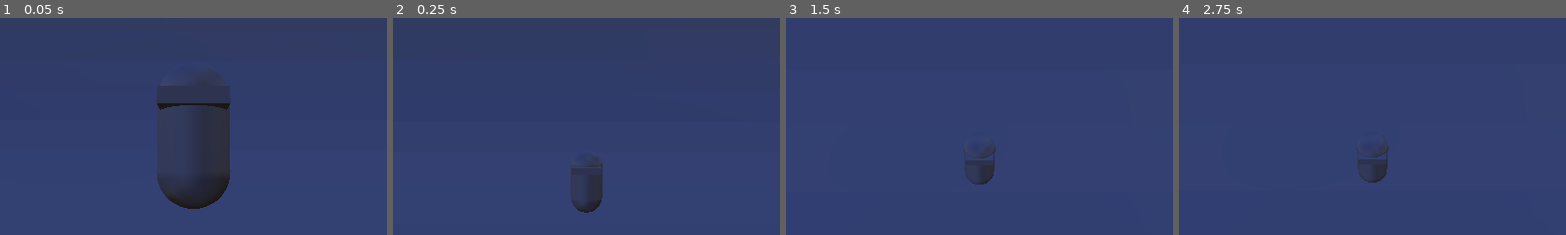
Above: before the commit, frames 1-4 (left to right).
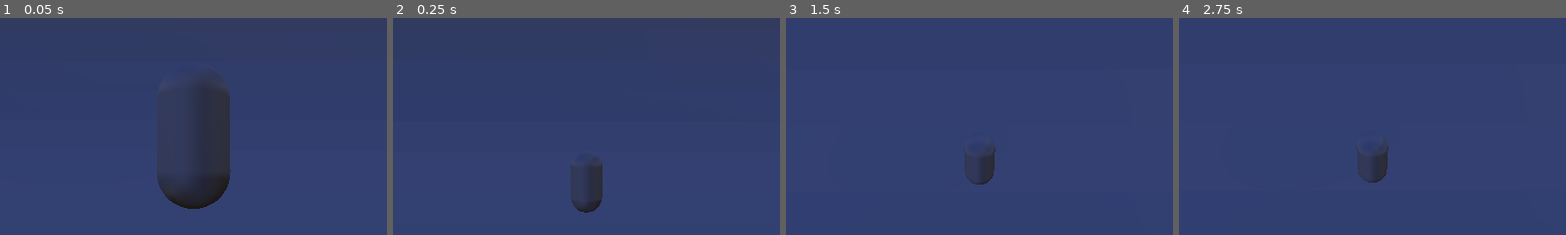
Above: after the commit, the same moments.

Repository: ConnNAND/GMTK-Jam-25
Game: Godot game, scene res://Scenes/TestScene.tscn
The game is run twice, just before and just after one commit, with the same random seed, the same clock (stepped at 60 frames per second) and the same inputs. This scene is started directly instead of the project's main scene.
Inputs (mouse positions are % of the whole screen's width and height, from its top left):
- Up to frame 1 (0.05 s): no input
- Up to frame 2 (0.25 s): no input
- Up to frame 3 (1.5 s): tap Enter at 0.5 s; move the mouse to (72, 45) at 0.52 s; hold D (move_right) 0.53-1.28 s; hold Space 0.53-1.28 s; move the mouse to (30, 55) at 1.27 s; hold S (move_backward) from 1.28 s (still down); tap Q at 1.35 s
- Up to frame 4 (2.75 s): tap Space at 1.52, 1.55, 1.82, 2.3 s; tap Enter at 2 s; move the mouse to (60, 28) at 2.02 s; release S (move_backward) at 2.03 s; hold D (move_right) from 2.03 s (still down); hold E from 2.03 s (still down)
The pictures show only the part of the screen within x 25-75%, y 18-68%; the shares and areas given below are measured in that part.

The runs differ from the first frame. In frame 1, 0.3% of the frame differs, in the area x 40-60%, y 31-43%; in frame 2, less than 0.1%; in frame 3, 0.1%; in frame 4, 0.1%.

Commit message:
added cool litter

Diff:
--- a/gmtk-jam-2025/Characters/Rocketeer/Rocketeer.tscn
+++ b/gmtk-jam-2025/Characters/Rocketeer/Rocketeer.tscn
@@ -19,5 +19,5 @@
 mesh = SubResource("CapsuleMesh_jq88g")
 
 [node name="MeshInstance3D2" type="MeshInstance3D" parent="."]
-transform = Transform3D(1, 0, 0, 0, 1, 0, 0, 0, 1, 0, 0.406197, 0.418443)
+transform = Transform3D(1, 0, 0, 0, 1, 0, 0, 0, 1, 0, 0.406197, -0.435804)
 mesh = SubResource("BoxMesh_jq88g")
--- a/gmtk-jam-2025/Characters/Rocketeer/rocketeer.gd
+++ b/gmtk-jam-2025/Characters/Rocketeer/rocketeer.gd
@@ -16,6 +16,9 @@
 var jump_just_pressed = false
 var unique_ability = 10
 
+var hinderance = 1
+var boost_factor = 1
+
 var gravity:float = ProjectSettings.get_setting("physics/3d/default_gravity")
 var up_vec = Vector3.UP
 
@@ -32,21 +35,21 @@
 		target_speed = floor_incline * top_speed
 
 	if (target_speed < current_speed and is_on_floor()):
-		current_speed = move_toward(current_speed, target_speed, delta*2*acceleration)
+		current_speed = move_toward(current_speed, target_speed, delta*2*acceleration*boost_factor)
 	elif target_speed > current_speed:
-		current_speed = move_toward(current_speed, target_speed, delta*4*acceleration)
+		current_speed = move_toward(current_speed, target_speed, delta*4*acceleration*boost_factor)
 
 	if actual_velocity.length() == 0:
 		target_speed = default_speed
 
 	var movement : Vector3 = get_movement()
-	target_velocity = movement * current_speed
+	target_velocity = movement * current_speed * boost_factor
 
 	#rotating so the camera moves
 	if abs(Input.get_joy_axis(player_id, JOY_AXIS_RIGHT_X)) > 0.3:
-		rotate(global_transform.basis.y, -Input.get_joy_axis(player_id, JOY_AXIS_RIGHT_X)*delta*turning)
+		rotate(global_transform.basis.y, -Input.get_joy_axis(player_id, JOY_AXIS_RIGHT_X)*delta*turning/hinderance)
 	if abs(Input.get_joy_axis(player_id, JOY_AXIS_LEFT_X)) > 0.3:
-		rotate(global_transform.basis.y, -Input.get_joy_axis(player_id, JOY_AXIS_LEFT_X)*delta*turning)
+		rotate(global_transform.basis.y, -Input.get_joy_axis(player_id, JOY_AXIS_LEFT_X)*delta*turning/hinderance)
 	if Input.is_key_pressed(KEY_A) and player_id==99:
 		rotate(global_transform.basis.y, delta*turning)
 	if Input.is_key_pressed(KEY_D) and player_id==99:
@@ -82,7 +85,7 @@
 		actual_velocity.z = lerp(actual_velocity.z, target_velocity.z, delta*5)
 
 	if camera_orientation:
-		velocity = (global_transform.basis * actual_velocity.rotated(Vector3.UP, camera_orientation.rotation.y))
+		velocity = (global_transform.basis * actual_velocity.rotated(Vector3.UP, camera_orientation.rotation.y))/hinderance
 
 	move_and_slide()
 	apply_floor_snap()
@@ -136,10 +139,10 @@
 
 func jump():
 	if is_on_floor():
-		actual_velocity.y = jump_strength
+		actual_velocity.y = jump_strength/hinderance
 		floor_snap_length = 0
 	#ROCKETEER ONLY
 	elif spare_jump:
-		actual_velocity.y = unique_ability
+		actual_velocity.y = unique_ability/hinderance
 		floor_snap_length = 0
 		spare_jump = false
--- /dev/null
+++ b/gmtk-jam-2025/Levels/Assets/BoostPanel.tscn
@@ -0,0 +1,25 @@
+[gd_scene load_steps=5 format=3 uid="uid://bee0qj6eunpda"]
+
+[ext_resource type="Script" uid="uid://dgpn0tnq8bdvv" path="res://Levels/Scripts/boost_panel.gd" id="1_x6sdw"]
+
+[sub_resource type="StandardMaterial3D" id="StandardMaterial3D_x6sdw"]
+albedo_color = Color(1, 0.317647, 0.156863, 1)
+
+[sub_resource type="BoxMesh" id="BoxMesh_e7umi"]
+material = SubResource("StandardMaterial3D_x6sdw")
+size = Vector3(10, 5, 10)
+
+[sub_resource type="ConcavePolygonShape3D" id="ConcavePolygonShape3D_tkupv"]
+data = PackedVector3Array(-5, 2.5, 5, 5, 2.5, 5, -5, -2.5, 5, 5, 2.5, 5, 5, -2.5, 5, -5, -2.5, 5, 5, 2.5, -5, -5, 2.5, -5, 5, -2.5, -5, -5, 2.5, -5, -5, -2.5, -5, 5, -2.5, -5, 5, 2.5, 5, 5, 2.5, -5, 5, -2.5, 5, 5, 2.5, -5, 5, -2.5, -5, 5, -2.5, 5, -5, 2.5, -5, -5, 2.5, 5, -5, -2.5, -5, -5, 2.5, 5, -5, -2.5, 5, -5, -2.5, -5, 5, 2.5, 5, -5, 2.5, 5, 5, 2.5, -5, -5, 2.5, 5, -5, 2.5, -5, 5, 2.5, -5, -5, -2.5, 5, 5, -2.5, 5, -5, -2.5, -5, 5, -2.5, 5, 5, -2.5, -5, -5, -2.5, -5)
+
+[node name="Mud" type="Area3D"]
+script = ExtResource("1_x6sdw")
+
+[node name="MeshInstance3D" type="MeshInstance3D" parent="."]
+mesh = SubResource("BoxMesh_e7umi")
+
+[node name="CollisionShape3D" type="CollisionShape3D" parent="."]
+shape = SubResource("ConcavePolygonShape3D_tkupv")
+
+[connection signal="body_entered" from="." to="." method="_on_body_entered"]
+[connection signal="body_exited" from="." to="." method="_on_body_exited"]
--- /dev/null
+++ b/gmtk-jam-2025/Levels/Assets/Mud.tscn
@@ -0,0 +1,25 @@
+[gd_scene load_steps=5 format=3 uid="uid://b51g5xitfkwih"]
+
+[ext_resource type="Script" uid="uid://o48tnexlwwy6" path="res://Levels/Scripts/mud.gd" id="1_1b0qu"]
+
+[sub_resource type="StandardMaterial3D" id="StandardMaterial3D_3j3hb"]
+albedo_color = Color(0.156031, 0.0402403, 1.8049e-08, 1)
+
+[sub_resource type="BoxMesh" id="BoxMesh_3j3hb"]
+material = SubResource("StandardMaterial3D_3j3hb")
+size = Vector3(10, 5, 10)
+
+[sub_resource type="ConcavePolygonShape3D" id="ConcavePolygonShape3D_3j3hb"]
+data = PackedVector3Array(-5, 2.5, 5, 5, 2.5, 5, -5, -2.5, 5, 5, 2.5, 5, 5, -2.5, 5, -5, -2.5, 5, 5, 2.5, -5, -5, 2.5, -5, 5, -2.5, -5, -5, 2.5, -5, -5, -2.5, -5, 5, -2.5, -5, 5, 2.5, 5, 5, 2.5, -5, 5, -2.5, 5, 5, 2.5, -5, 5, -2.5, -5, 5, -2.5, 5, -5, 2.5, -5, -5, 2.5, 5, -5, -2.5, -5, -5, 2.5, 5, -5, -2.5, 5, -5, -2.5, -5, 5, 2.5, 5, -5, 2.5, 5, 5, 2.5, -5, -5, 2.5, 5, -5, 2.5, -5, 5, 2.5, -5, -5, -2.5, 5, 5, -2.5, 5, -5, -2.5, -5, 5, -2.5, 5, 5, -2.5, -5, -5, -2.5, -5)
+
+[node name="Mud" type="Area3D"]
+script = ExtResource("1_1b0qu")
+
+[node name="MeshInstance3D" type="MeshInstance3D" parent="."]
+mesh = SubResource("BoxMesh_3j3hb")
+
+[node name="CollisionShape3D" type="CollisionShape3D" parent="."]
+shape = SubResource("ConcavePolygonShape3D_3j3hb")
+
+[connection signal="body_entered" from="." to="." method="_on_body_entered"]
+[connection signal="body_exited" from="." to="." method="_on_body_exited"]
--- /dev/null
+++ b/gmtk-jam-2025/Levels/Assets/ShrinkingPlatform.tscn
@@ -0,0 +1,31 @@
+[gd_scene load_steps=5 format=3 uid="uid://tgicqb4gnvq2"]
+
+[ext_resource type="Script" uid="uid://bjo785tsgmxpq" path="res://Levels/Scripts/shrinking_platform.gd" id="1_cye3n"]
+
+[sub_resource type="StandardMaterial3D" id="StandardMaterial3D_eybok"]
+albedo_color = Color(0.414786, 0.0461094, 0.524074, 1)
+
+[sub_resource type="BoxMesh" id="BoxMesh_cye3n"]
+material = SubResource("StandardMaterial3D_eybok")
+size = Vector3(5, 0.5, 5)
+
+[sub_resource type="ConcavePolygonShape3D" id="ConcavePolygonShape3D_eybok"]
+data = PackedVector3Array(-2.5, 0.25, 2.5, 2.5, 0.25, 2.5, -2.5, -0.25, 2.5, 2.5, 0.25, 2.5, 2.5, -0.25, 2.5, -2.5, -0.25, 2.5, 2.5, 0.25, -2.5, -2.5, 0.25, -2.5, 2.5, -0.25, -2.5, -2.5, 0.25, -2.5, -2.5, -0.25, -2.5, 2.5, -0.25, -2.5, 2.5, 0.25, 2.5, 2.5, 0.25, -2.5, 2.5, -0.25, 2.5, 2.5, 0.25, -2.5, 2.5, -0.25, -2.5, 2.5, -0.25, 2.5, -2.5, 0.25, -2.5, -2.5, 0.25, 2.5, -2.5, -0.25, -2.5, -2.5, 0.25, 2.5, -2.5, -0.25, 2.5, -2.5, -0.25, -2.5, 2.5, 0.25, 2.5, -2.5, 0.25, 2.5, 2.5, 0.25, -2.5, -2.5, 0.25, 2.5, -2.5, 0.25, -2.5, 2.5, 0.25, -2.5, -2.5, -0.25, 2.5, 2.5, -0.25, 2.5, -2.5, -0.25, -2.5, 2.5, -0.25, 2.5, 2.5, -0.25, -2.5, -2.5, -0.25, -2.5)
+
+[node name="ShrinkingPlatform" type="MeshInstance3D"]
+mesh = SubResource("BoxMesh_cye3n")
+script = ExtResource("1_cye3n")
+
+[node name="Area3D" type="Area3D" parent="."]
+
+[node name="CollisionShape3D" type="CollisionShape3D" parent="Area3D"]
+transform = Transform3D(1, 0, 0, 0, 1, 0, 0, 0, 1, 0, 0.0548401, 0)
+shape = SubResource("ConcavePolygonShape3D_eybok")
+
+[node name="StaticBody3D" type="StaticBody3D" parent="."]
+
+[node name="CollisionShape3D" type="CollisionShape3D" parent="StaticBody3D"]
+shape = SubResource("ConcavePolygonShape3D_eybok")
+
+[connection signal="body_entered" from="Area3D" to="." method="_on_area_3d_body_entered"]
+[connection signal="body_exited" from="Area3D" to="." method="_on_area_3d_body_exited"]
--- /dev/null
+++ b/gmtk-jam-2025/Levels/Scripts/boost_panel.gd
@@ -0,0 +1,11 @@
+extends Area3D
+
+
+func _on_body_entered(body: Node3D) -> void:
+	if body.is_in_group("player"):
+		body.boost_factor += 3
+
+
+func _on_body_exited(body: Node3D) -> void:
+	if body.is_in_group("player"):
+		body.boost_factor -= 3
--- /dev/null
+++ b/gmtk-jam-2025/Levels/Scripts/mud.gd
@@ -0,0 +1,12 @@
+extends Area3D
+
+
+
+func _on_body_entered(body: Node3D) -> void:
+	if body.is_in_group("player"):
+		body.hinderance += 0.5
+
+
+func _on_body_exited(body: Node3D) -> void:
+	if body.is_in_group("player"):
+		body.hinderance -= 0.5
--- /dev/null
+++ b/gmtk-jam-2025/Levels/Scripts/shrinking_platform.gd
@@ -0,0 +1,32 @@
+extends MeshInstance3D
+
+var shrinking = false
+@export var shrink_speed = 0.5
+
+
+func _physics_process(delta: float) -> void:
+	if shrinking and scale.x>0.2:
+		scale.x -= delta*shrink_speed
+		scale.y -= delta*shrink_speed
+		scale.z -= delta*shrink_speed
+	elif scale.x <= 0.2 and visible:
+		visible = false
+		$StaticBody3D/CollisionShape3D.disabled = true
+		refresh()
+
+
+func _on_area_3d_body_entered(body: Node3D) -> void:
+	if body.is_in_group("player"):
+		shrinking = true
+
+
+func _on_area_3d_body_exited(body: Node3D) -> void:
+	if body.is_in_group("player"):
+		shrinking = false
+
+
+func refresh():
+	await get_tree().create_timer(10).timeout
+	scale = Vector3(1, 1, 1)
+	$StaticBody3D/CollisionShape3D.disabled = false
+	visible = true
--- a/gmtk-jam-2025/Levels/test_room.tscn
+++ b/gmtk-jam-2025/Levels/test_room.tscn
@@ -1,9 +1,12 @@
-[gd_scene load_steps=11 format=3 uid="uid://5r2fey2hmyxh"]
+[gd_scene load_steps=14 format=3 uid="uid://5r2fey2hmyxh"]
 
 [ext_resource type="Script" uid="uid://bghpm42r8jlx3" path="res://Levels/test_room.gd" id="1_pplu1"]
 [ext_resource type="PackedScene" uid="uid://bxynvktig10bh" path="res://Menus/PlayerView.tscn" id="2_5pqgv"]
 [ext_resource type="PackedScene" uid="uid://8sur61og6h8" path="res://Levels/Assets/Bouncer.tscn" id="3_p37q1"]
 [ext_resource type="PackedScene" uid="uid://cc2rpu67g556f" path="res://Levels/Assets/AdditiveBouncer.tscn" id="4_3k1a2"]
+[ext_resource type="PackedScene" uid="uid://b51g5xitfkwih" path="res://Levels/Assets/Mud.tscn" id="5_r4o0h"]
+[ext_resource type="PackedScene" uid="uid://bee0qj6eunpda" path="res://Levels/Assets/BoostPanel.tscn" id="6_uglqc"]
+[ext_resource type="PackedScene" uid="uid://tgicqb4gnvq2" path="res://Levels/Assets/ShrinkingPlatform.tscn" id="7_v4rkh"]
 
 [sub_resource type="ProceduralSkyMaterial" id="ProceduralSkyMaterial_i0trf"]
 
@@ -103,3 +106,12 @@
 
 [node name="Bouncer6" parent="." instance=ExtResource("4_3k1a2")]
 transform = Transform3D(1, 0, 0, 0, 0.602902, -0.797815, 0, 0.797815, 0.602902, 9.90345, 18.675, -30.617)
+
+[node name="Mud" parent="." instance=ExtResource("5_r4o0h")]
+transform = Transform3D(1, 0, 0, 0, 1, 0, 0, 0, 1, -12.365, -1.7264, 3.42991)
+
+[node name="Mud2" parent="." instance=ExtResource("6_uglqc")]
+transform = Transform3D(1, 0, 0, 0, 1, 0, 0, 0, 1, -7.38233, -1.5927, -6.00178)
+
+[node name="ShrinkingPlatform" parent="." instance=ExtResource("7_v4rkh")]
+transform = Transform3D(1, 0, 0, 0, 1, 0, 0, 0, 1, 3.25913, 1.39576, 8.54678)
Not shown, added: gmtk-jam-2025/Levels/Scripts/boost_panel.gd.uid
Not shown, added: gmtk-jam-2025/Levels/Scripts/mud.gd.uid
Not shown, added: gmtk-jam-2025/Levels/Scripts/shrinking_platform.gd.uid
